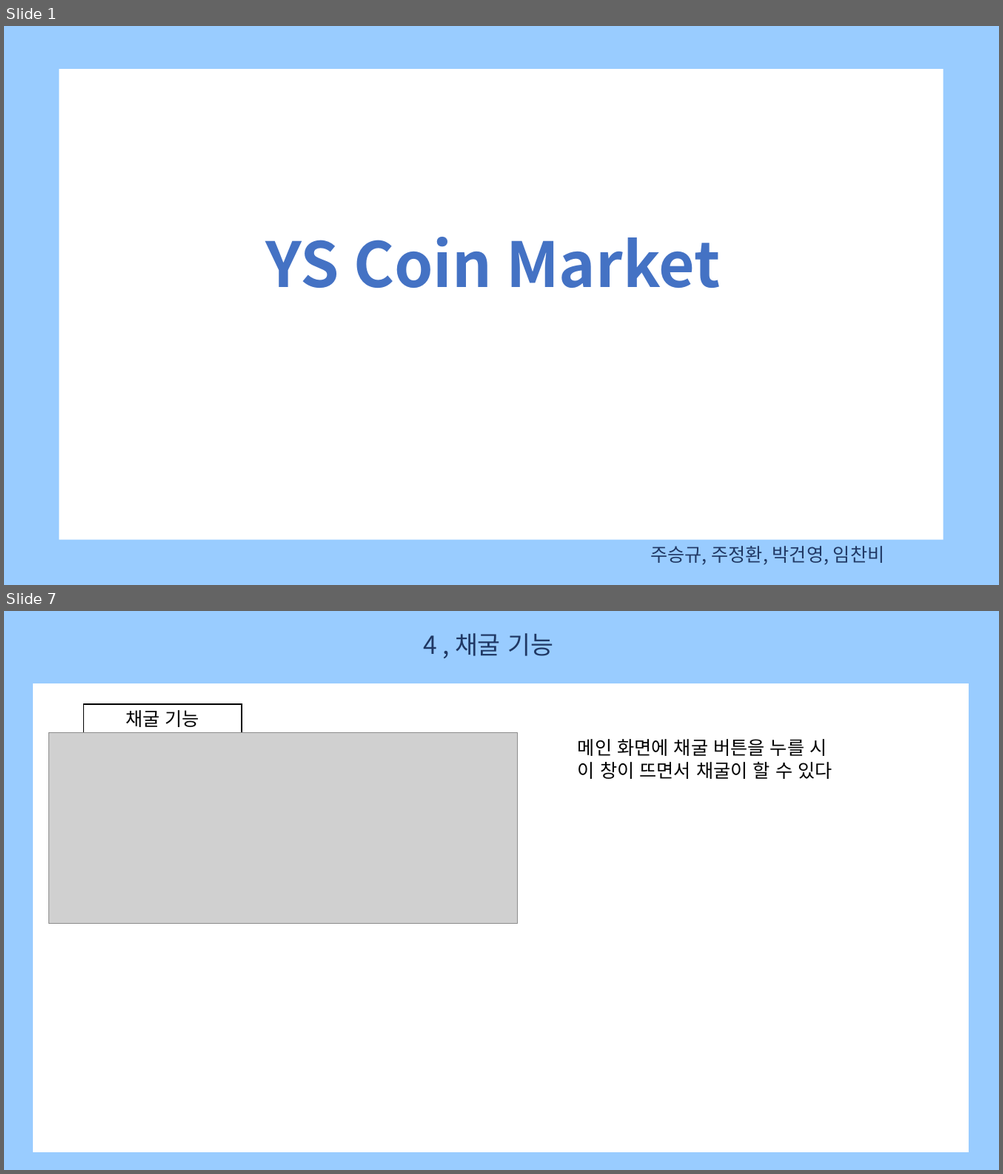
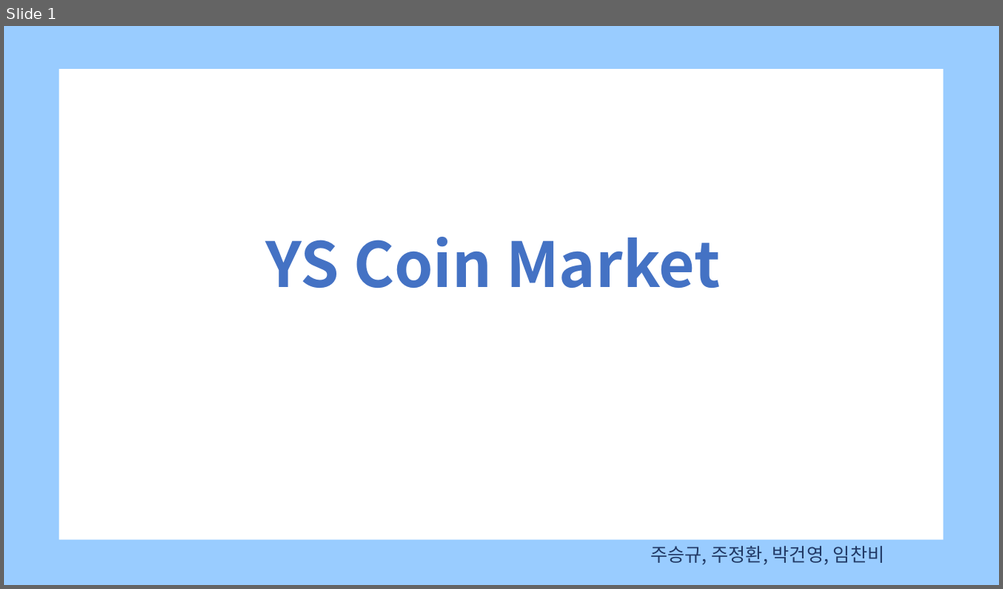
Before and after one commit to JuSeungKyu/ysCoinMarket, a slide deck: 템플릿PPT/YSCOIN_TYPE2.pptx. Shown one above the other, each under a label of ours: slides 1 and 7 before the commit, slide 1 after it; the slides between them are not shown. The pictures are 1003x1174 and 1003x589 pixels, drawn with LibreOffice and Linux fonts; fonts in the diff are those of the drawing; grey boxes stand for pictures. Boxes give left, top, right and bottom in pixels: in the first picture for what was removed or moved away, otherwise in the second. Text is boxed around its words. In the diff, an @@ line names an element or a change of style, - is before the commit and + after.

```diff
--- a/템플릿PPT/YSCOIN_TYPE2.pptx
+++ b/템플릿PPT/YSCOIN_TYPE2.pptx
@@ slide 7 removed at (x1=4, y1=611, x2=999, y2=1170), background #99CCFF @@
@@ text removed at (x1=423, y1=633, x2=553, y2=656) @@
-4 , 채굴 기능
@@ rectangle removed at (x1=31, y1=682, x2=971, y2=1155) @@
@@ rectangle removed at (x1=83, y1=704, x2=242, y2=732) @@
-채굴 기능
@@ picture removed at (x1=48, y1=732, x2=518, y2=923) @@
@@ text removed at (x1=578, y1=739, x2=831, y2=779) @@
-메인 화면에 채굴 버튼을 누를 시
-이 창이 뜨면서 채굴이 할 수 있다
```
Also in this commit, not shown: 3 slides added, 6 other slides removed, 3 other files.
